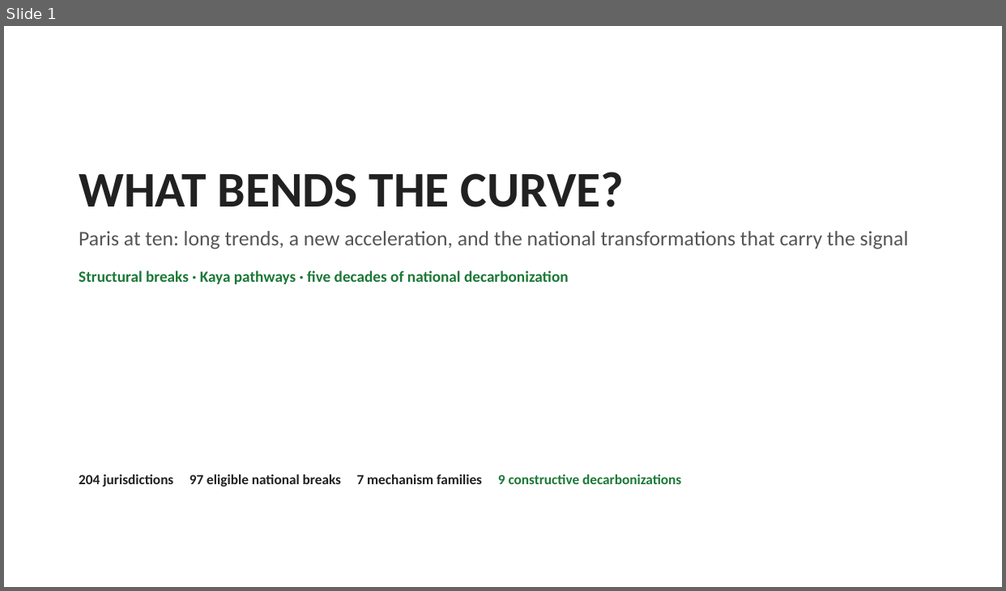
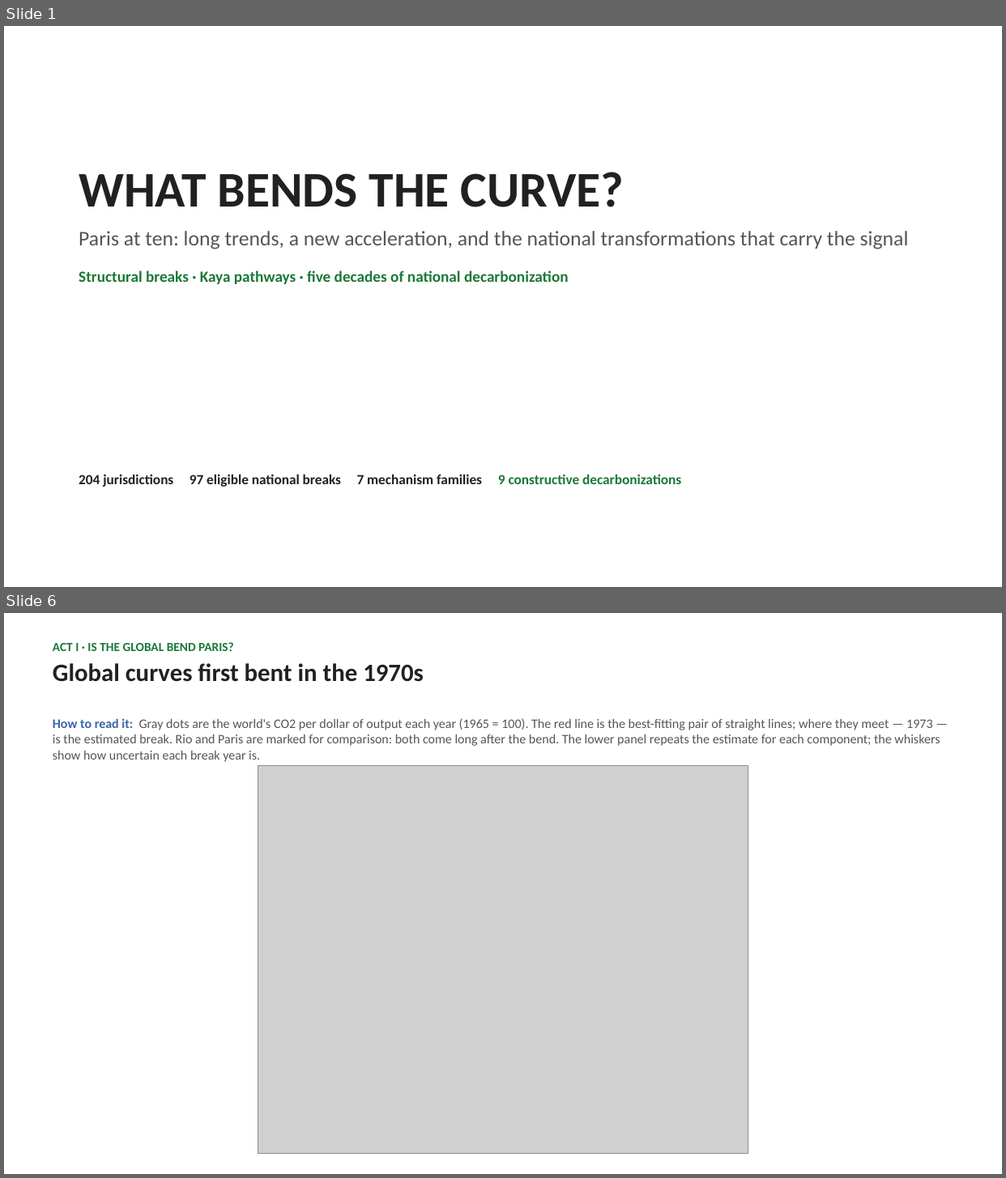
Before and after one commit to cwejnert/HDI-Happiness, a slide deck: carbon_breakpoints_takeaway_figures/what_bends_the_curve_final.pptx. Shown one above the other, each under a label of ours: slide 1 before the commit, slides 1 and 6 after it; the slides between them are not shown. The pictures are 1006x591 and 1006x1178 pixels, drawn with LibreOffice and Linux fonts; fonts in the diff are those of the drawing; grey boxes stand for pictures. Boxes give left, top, right and bottom in pixels: in the first picture for what was removed or moved away, otherwise in the second. Text is boxed around its words. In the diff, an @@ line names an element or a change of style, - is before the commit and + after.

```diff
--- a/carbon_breakpoints_takeaway_figures/what_bends_the_curve_final.pptx
+++ b/carbon_breakpoints_takeaway_figures/what_bends_the_curve_final.pptx
@@ slide 6 added at [4, 613, 1002, 1174], background #FFFFFF @@
@@ text added at [53, 642, 424, 682], 24 pt, text #212121, bold @@
+ACT I · IS THE GLOBAL BEND PARIS?
+Global curves first bent in the 1970s
@@ text added at [53, 718, 940, 762], 12.5 pt, text #555555 @@
+How to read it: Gray dots are the world's CO2 per dollar of output each year (1965 = 100). The red line is the best-fitting pair of straight lines; where they meet — 1973 — is the estimated break. Rio and Paris are marked for comparison: both come long after the bend. The lower panel repeats the estimate for each component; the whiskers show how uncertain each break year is.
@@ picture added at [258, 766, 748, 1153] @@
```
Also in this commit, not shown: 16 slides changed, 4 other slides added, 5 slides removed, 2 other files.
